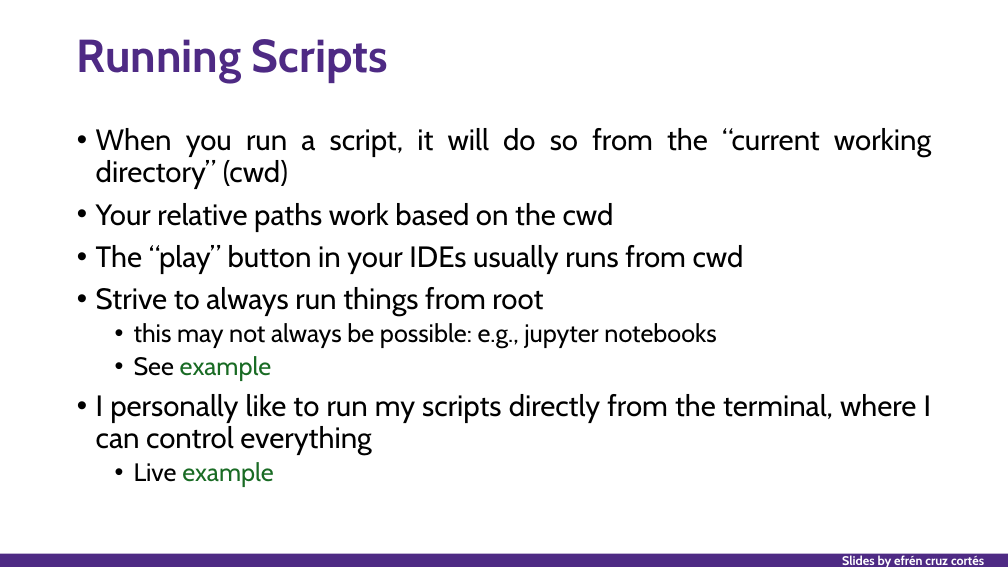
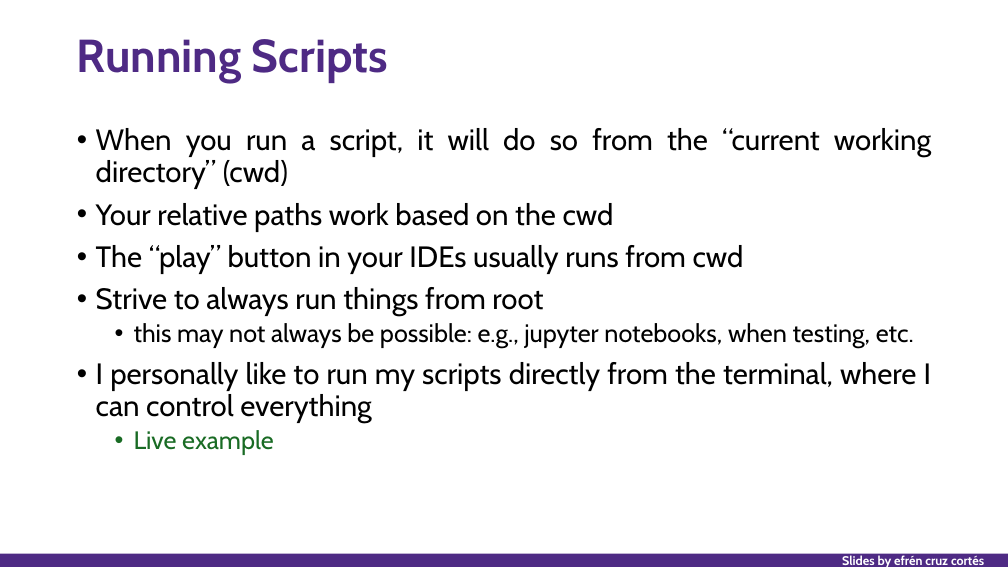
Before and after one commit to nuitrcs/researchers_guide_to_code_organization, a slide deck: slide 34 of researchers_guide_to_code_organization_day_2.pptx. Drawn at 1008x567 pixels with LibreOffice and Linux fonts; fonts in the diff are those of the drawing. Boxes give left, top, right and bottom in pixels: in the first picture for what was removed or moved away, otherwise in the second. Text is boxed around its words. In the diff, an @@ line names an element or a change of style, - is before the commit and + after.

```diff
--- a/researchers_guide_to_code_organization_day_2.pptx
+++ b/researchers_guide_to_code_organization_day_2.pptx
@@ text at (x1=134, y1=323, x2=914, y2=349): text changed @@
-  • this may not always be possible: e.g., jupyter notebooks
-  • See example
+  • this may not always be possible: e.g., jupyter notebooks, when testing, etc.
@@ text at (x1=134, y1=430, x2=274, y2=455): text colour #000000 to #196B24 in "Live" @@
```
Also in this commit, not shown: 1 slide added, 1 slide removed, 7 other files.
